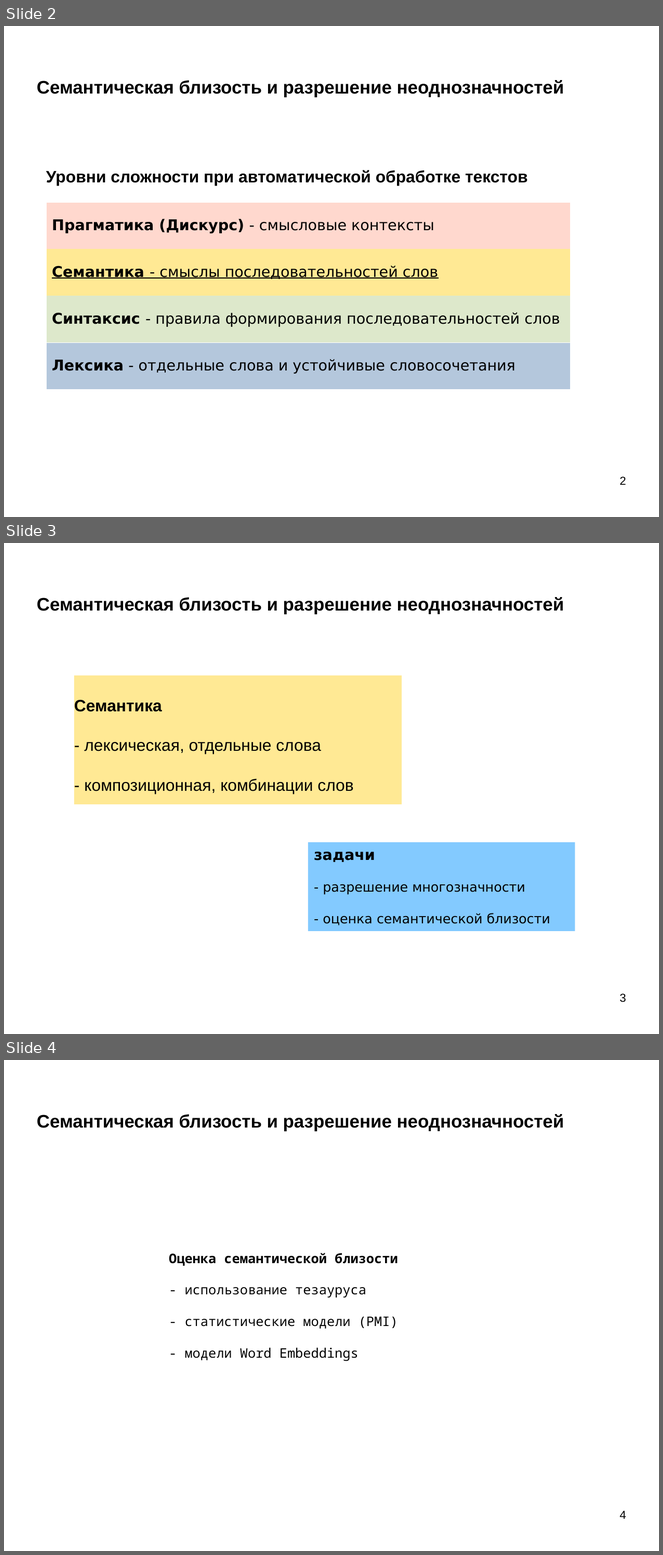
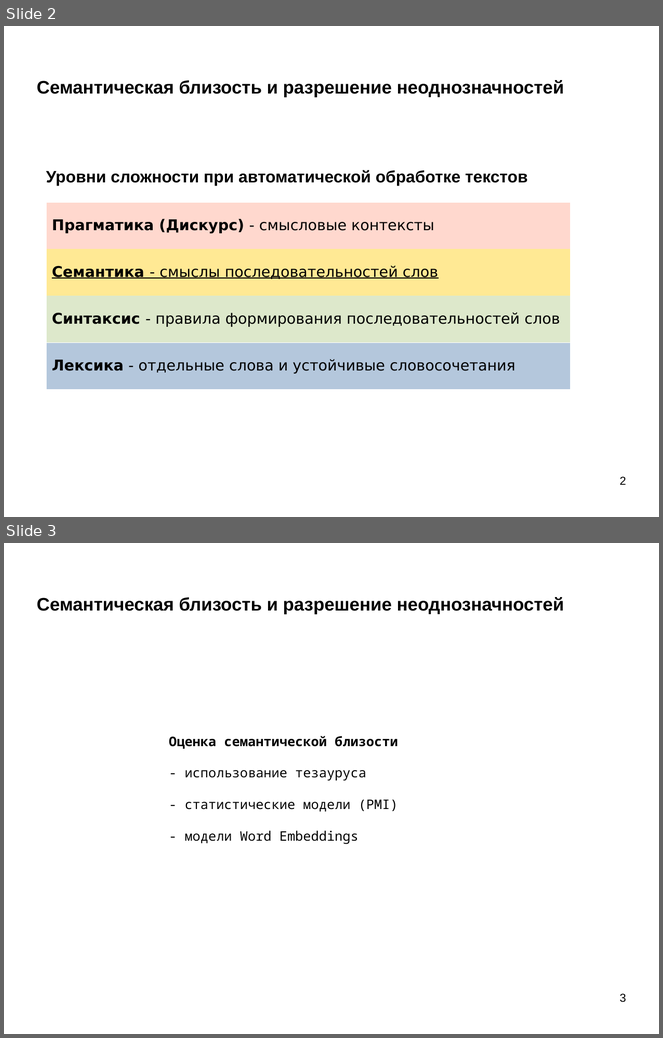
Before and after one commit to mechanoid5/ml_lectorium_2024_I, a slide deck: 27-text-semantic-w2v.odp. Shown one above the other, each under a label of ours: slides 2, 3 and 4 before the commit, slides 2 and 3 after it. The pictures are 663x1555 and 663x1038 pixels, drawn with LibreOffice and Linux fonts; fonts in the diff are those of the drawing; background and template pictures are left out. Boxes give left, top, right and bottom in pixels: in the first picture for what was removed or moved away, otherwise in the second. Text is boxed around its words. In the diff, an @@ line names an element or a change of style, - is before the commit and + after.

```diff
--- a/27-text-semantic-w2v.odp
+++ b/27-text-semantic-w2v.odp
@@ slide 3 removed at <box>4,543,659,1034</box>, background picture (left out) @@
@@ title removed at <box>37,597,565,614</box> @@
-Семантическая близость и разрешение неоднозначностей
@@ rectangle removed at <box>74,676,402,805</box> @@
-Семантика
-- лексическая, отдельные слова
-- композиционная, комбинации слов
@@ rectangle removed at <box>308,843,575,932</box> @@
-задачи
-- разрешение многозначности
-- оценка семантической близости
@@ page number removed at <box>620,994,626,1003</box> @@
-3
@@ what was slide 4 is now slide 3 @@
@@ page number at <box>620,994,626,1003</box>: text changed @@
-4
+3
```
Also in this commit, not shown: 13 other files.
